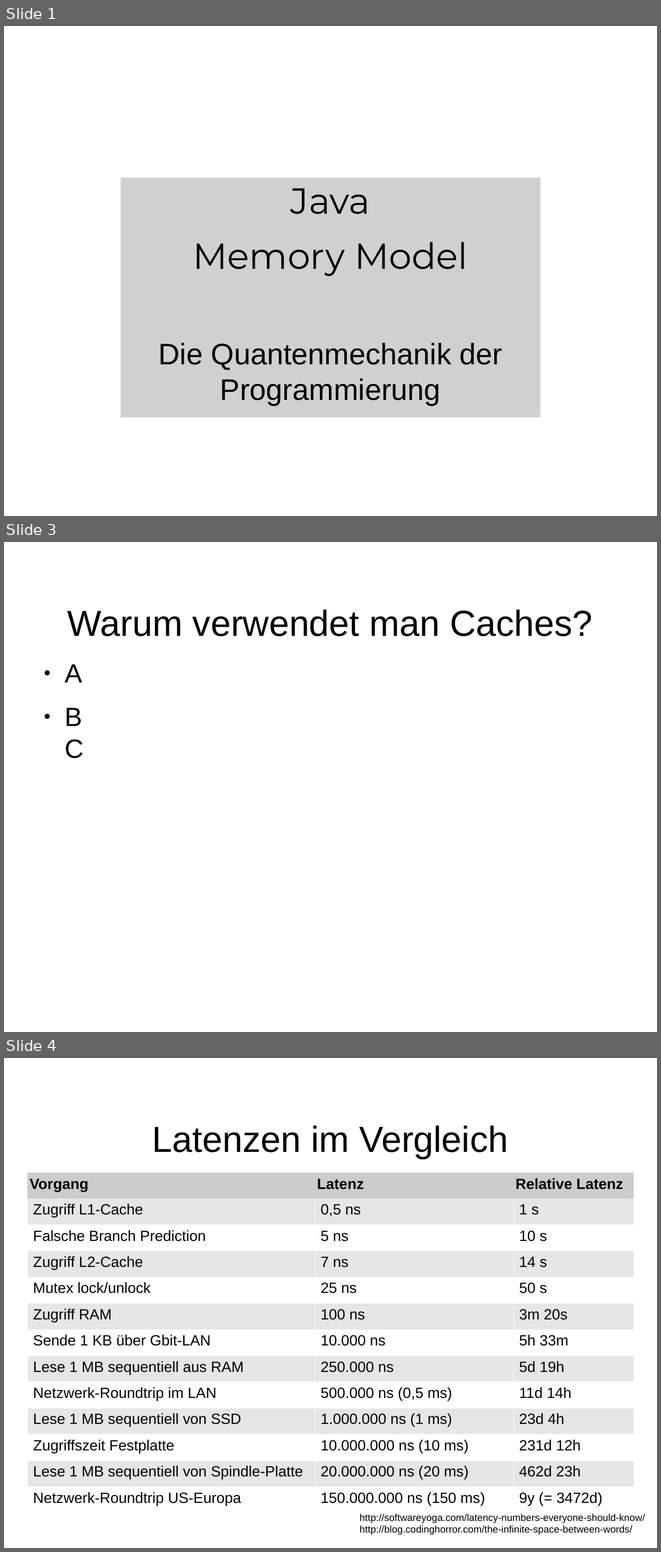
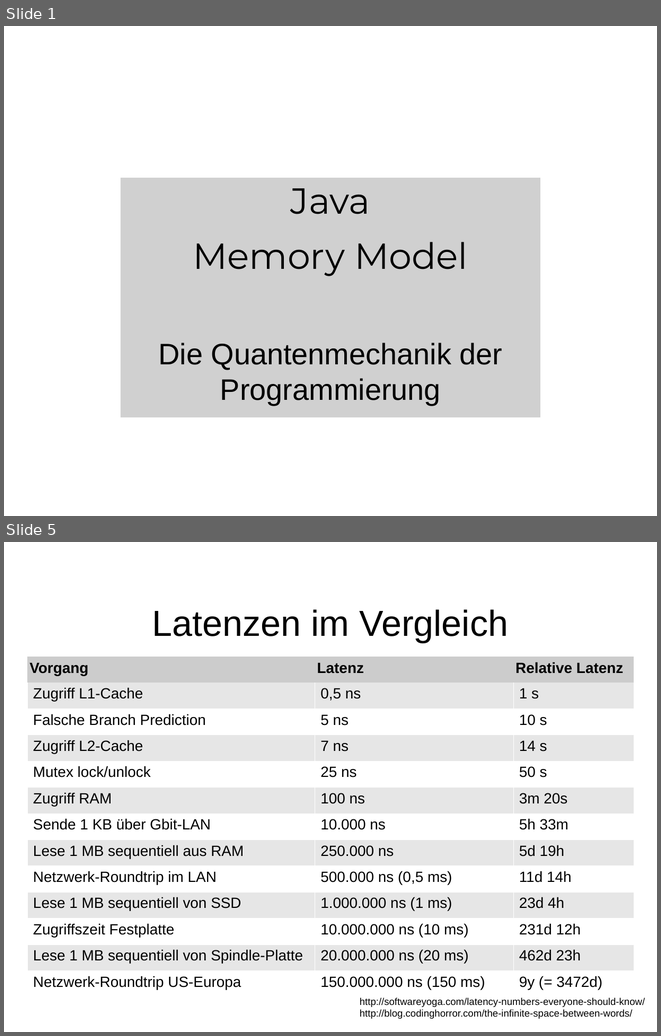
Before and after one commit to dlindner/vorlesung-se2-dhbw, a slide deck: added_2016/Java Memory Model.odp. Shown one above the other, each under a label of ours: slides 1, 3 and 4 before the commit, slides 1 and 5 after it; the slides between them are not shown. The pictures are 661x1552 and 661x1036 pixels, drawn with LibreOffice and Linux fonts; fonts in the diff are those of the drawing; grey boxes stand for pictures; background and template pictures are left out. Boxes give left, top, right and bottom in pixels: in the first picture for what was removed or moved away, otherwise in the second. Text is boxed around its words. In the diff, an @@ line names an element or a change of style, - is before the commit and + after.

```diff
--- a/added_2016/Java Memory Model.odp
+++ b/added_2016/Java Memory Model.odp
@@ slide 3 removed at bbox=[4, 542, 657, 1032], background picture (left out) @@
@@ title removed at bbox=[67, 609, 592, 636] @@
-Warum verwendet man Caches?
@@ text removed at bbox=[64, 664, 84, 758] @@
-● A
-● B
-  C
@@ what was slide 4 is now slide 5 @@
```
Also in this commit, not shown: 1 slide changed, 10 slides added, 9 other slides removed.
